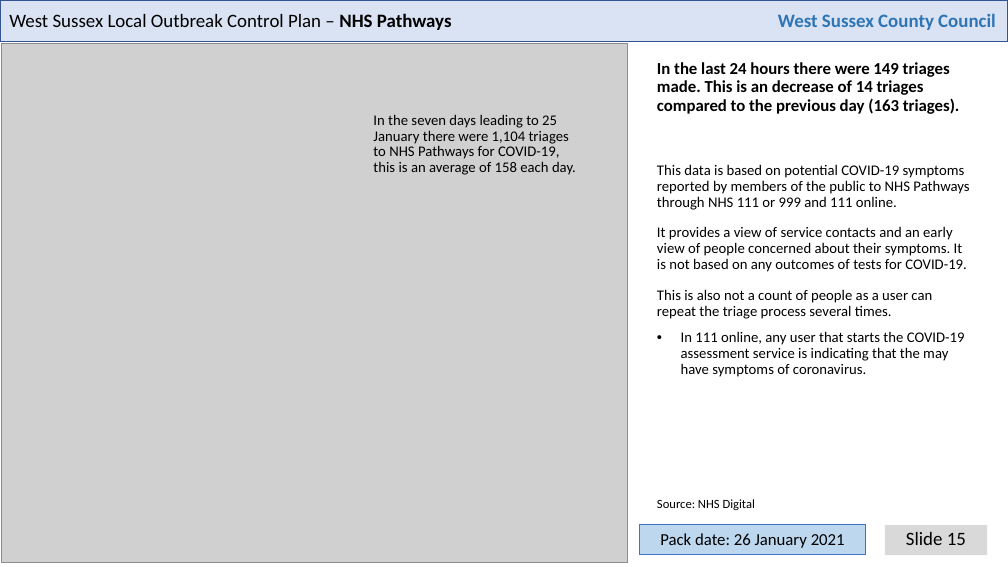
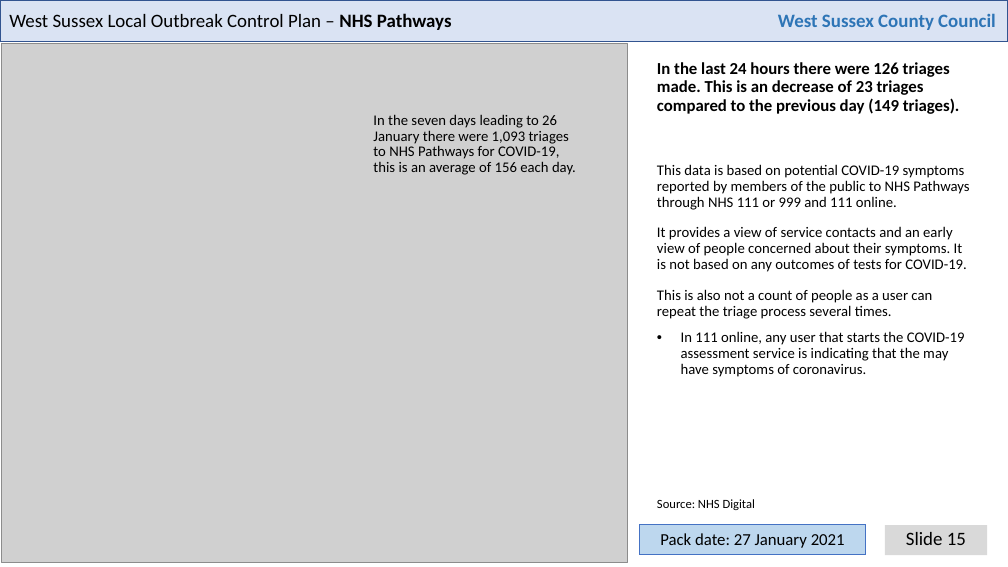
Before and after one commit to psychty/wsx_covid_datapack_public, a slide deck: slide 15 of Latest_West_Sussex_C19_slide_deck.pptx. Drawn at 1008x567 pixels with LibreOffice and Linux fonts; fonts in the diff are those of the drawing; grey boxes stand for pictures. Boxes give left, top, right and bottom in pixels: in the first picture for what was removed or moved away, otherwise in the second. Text is boxed around its words. In the diff, an @@ line names an element or a change of style, - is before the commit and + after.

```diff
--- a/Latest_West_Sussex_C19_slide_deck.pptx
+++ b/Latest_West_Sussex_C19_slide_deck.pptx
@@ text at <box>657,62,960,114</box>: text changed @@
-In the last 24 hours there were 149 triages made. This is an decrease of 14 triages compared to the previous day (163 triages).
+In the last 24 hours there were 126 triages made. This is an decrease of 23 triages compared to the previous day (149 triages).
@@ text at <box>373,114,576,175</box>: text changed @@
-In the seven days leading to 25 January there were 1,104 triages to NHS Pathways for COVID-19, this is an average of 158 each day.
+In the seven days leading to 26 January there were 1,093 triages to NHS Pathways for COVID-19, this is an average of 156 each day.
@@ text in rectangle at <box>660,533,845,548</box>: text changed @@
-Pack date: 26 January 2021
+Pack date: 27 January 2021
```
Also in this commit, not shown: 22 other slides changed, 52 other files.
